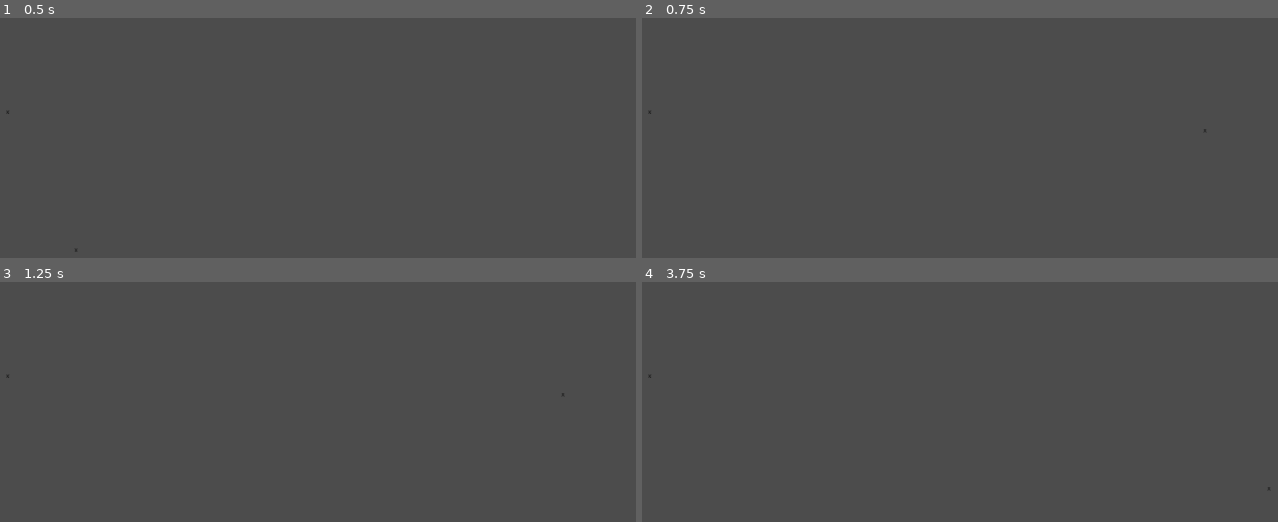
Above: before the commit, frames 1-4 (two rows, left to right).
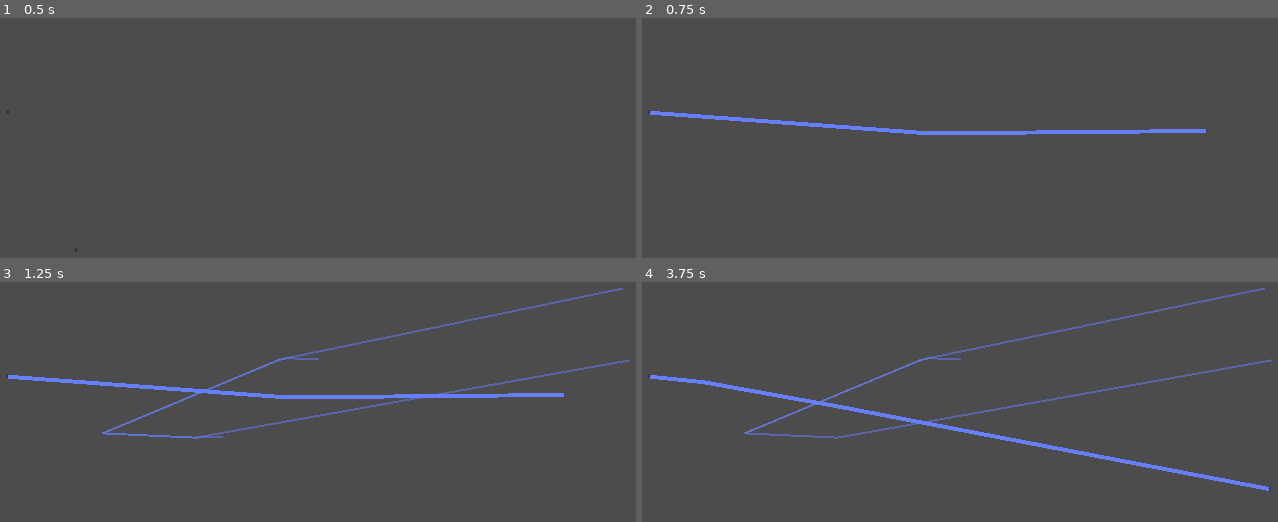
Above: after the commit, the same moments.

Repository: accmltr/top-down-defense
Game: Godot game, scene res://Scenes/Maps/Test Map.tscn
The game is run twice, just before and just after one commit, with the same random seed, the same clock (stepped at 60 frames per second) and the same inputs.
Inputs (mouse positions are in pixels of both pictures, inside the frame that each line leads up to):
- Up to frame 1 (0.5 s): no input
- Up to frame 2 (0.75 s): tap Enter at 0.5 s; move the mouse to (1208, 130) at 0.52 s; press the mouse at (1208, 130) at 0.53 s
- Up to frame 3 (1.25 s): no input
- Up to frame 4 (3.75 s): move the mouse to (870, 442) at 1.27 s; release the mouse at (870, 442) at 1.28 s; click (870, 442) at 1.35 s; tap Space at 2, 3.5 s; move the mouse to (1106, 315) at 2.02 s; press the mouse at (1106, 315) at 2.03 s; tap Enter at 2.75 s; move the mouse to (991, 512) at 2.77 s; release the mouse at (991, 512) at 2.78 s; click (991, 512) at 2.85 s; move the mouse to (1271, 488) at 3.52 s; press the mouse at (1271, 488) at 3.53 s

Frame 1 is identical in both runs. In frame 2, 1.4% of the frame differs, in the area x 1-89%, y 38-49%; in frame 3, 2.8%; in frame 4, 3.0%, in the area x 1-100%, y 2-88%.
Error before the commit: Invalid call to function 'append' in base 'PoolVector3Array'. Expected 1 arguments. (res://Scripts/Map.gd:21)

Commit message:
Pathfinding works in TestMap, map management updated: EnemyMan, PlayerStructsMan

Diff:
--- a/Top-down Defense (Godot Project)/Scenes/Maps/Test Map.tscn
+++ b/Top-down Defense (Godot Project)/Scenes/Maps/Test Map.tscn
@@ -7,21 +7,11 @@
 [ext_resource path="res://Scenes/Player Structures/Turrets/Snipe Turret/SnipeTurret.tscn" type="PackedScene" id=5]
 [ext_resource path="res://Scenes/Player Structures/Turrets/Splash Turret/SplashTurret.tscn" type="PackedScene" id=6]
 [ext_resource path="res://Scenes/MapPathfinder.tscn" type="PackedScene" id=7]
+[ext_resource path="res://Scripts/Map Management Related/PlayerStructsMan.gd" type="Script" id=8]
+[ext_resource path="res://Scripts/Map Management Related/EnemiesMan.gd" type="Script" id=9]
 
 [sub_resource type="CircleShape2D" id=4]
 radius = 100.0
-
-[sub_resource type="GDScript" id=2]
-script/source = "extends Node
-
-var stop = false
-
-func _process(_delta):
-	if MapRefs.map && !stop:
-		for e in get_children():
-			MapRefs.map.add_enemy(e)
-		stop = true
-"
 
 [node name="Test Map" type="Node2D"]
 script = ExtResource( 1 )
@@ -47,6 +37,7 @@
 polygon = PoolVector2Array( -3, -8, 1, -491, 1641, -495, 1406, -285, 807, -84, 643, 35, 421, 71, 313, -33, 154, -54, 65, 18, 35, 170, 84, 391, 294, 549, 590, 594, 919, 361, 1158, 346, 1230, 441, 1305, 628, 1716, 816, 1762, 971, -1, 982 )
 
 [node name="PlayerStructures" type="Node" parent="."]
+script = ExtResource( 8 )
 
 [node name="Base" parent="PlayerStructures" instance=ExtResource( 3 )]
 position = Vector2( 248, 215 )
@@ -67,10 +58,13 @@
 disabled = true
 
 [node name="Enemies" type="Node" parent="."]
-script = SubResource( 2 )
+script = ExtResource( 9 )
 
 [node name="BaseEnemy" parent="Enemies" instance=ExtResource( 4 )]
 position = Vector2( 908, 46 )
+
+[node name="BaseEnemy4" parent="Enemies" instance=ExtResource( 4 )]
+position = Vector2( 663, 244 )
 
 [node name="BaseEnemy2" parent="Enemies" instance=ExtResource( 4 )]
 position = Vector2( 1687, -135 )
--- a/Top-down Defense (Godot Project)/Scenes/pathfindingTestScene.tscn
+++ b/Top-down Defense (Godot Project)/Scenes/pathfindingTestScene.tscn
@@ -55,5 +55,5 @@
 polygon = PoolVector2Array( 220, 63, 129, 42, 42, 125, 118, 267, 210, 445, 440, 553, 683, 493, 794, 224, 643, 139 )
 
 [node name="MapPathfinder" parent="." instance=ExtResource( 1 )]
-inflate_distance = 12.0
+inflate_distance = 20.0
 test_mode = true
--- a/Top-down Defense (Godot Project)/Scripts/Enemy Related/Enemy.gd
+++ b/Top-down Defense (Godot Project)/Scripts/Enemy Related/Enemy.gd
@@ -14,6 +14,8 @@
 	# Testing code:
 	yield(get_tree().create_timer(1), "timeout")
 	l = Line2D.new()
+	l.width *= .5
+	l.modulate.a = .5
 	MapRefs.map.add_child(l)
 	l.points = MapRefs.map.path_to_base(self)
 	# :Testing code
@@ -21,7 +23,7 @@
 func die(killer):
 	print("%s: I got killed by %s" % [name, killer.name])
 	l.free()
-	MapRefs.map.delete_enemy(self)
+	MapRefs.map.enemies_manager.delete_enemy(self)
 
 func get_health() -> Health:
 	return health
--- /dev/null
+++ b/Top-down Defense (Godot Project)/Scripts/Map Management Related/EnemiesMan.gd
@@ -0,0 +1,19 @@
+extends Node
+
+class_name EnemiesMan
+
+var enemies: Array = []
+
+func setup():
+	for c in get_children():
+		enemies.append(c)
+
+func add_enemy(e: Enemy):
+	if e.get_parent():
+		e.get_parent().remove_child(e)
+	add_child(e)
+	enemies.append(e)
+
+func delete_enemy(e: Enemy):
+	enemies.erase(e)
+	e.queue_free()
--- /dev/null
+++ b/Top-down Defense (Godot Project)/Scripts/Map Management Related/PlayerStructsMan.gd
@@ -0,0 +1,25 @@
+extends Node
+
+class_name PlayerStructsMan
+
+var player_structs: Array = []
+
+func setup():
+	for c in get_children():
+		player_structs.append(c)
+
+func add_player_struct(s: PlayerStructure):
+	player_structs.append(s)
+	if s.get_parent():
+		s.get_parent().remove_child(s)
+	add_child(s)
+
+func delete_player_struct(s: PlayerStructure):
+	player_structs.erase(s)
+	s.queue_free()
+
+func circles() -> PoolVector3Array:
+	var res = PoolVector3Array()
+	for s in player_structs:
+		res.append(Vector3(s.global_position.x, s.global_position.y, s.radius))
+	return res
--- a/Top-down Defense (Godot Project)/Scripts/Map.gd
+++ b/Top-down Defense (Godot Project)/Scripts/Map.gd
@@ -3,72 +3,42 @@
 class_name Map
 
 onready var _map_pathfinder = $MapPathfinder
-onready var _player_structures_holder: Node = $PlayerStructures
-onready var _enemies_holder: Node = $Enemies
+onready var player_structs_manager = $PlayerStructures
+onready var enemies_manager = $Enemies
 onready var _base: Base = $PlayerStructures/Base
-
-var player_structs: Array = []
-var enemies: Array = []
 
 func _ready():
 	MapRefs.map = self
+	player_structs_manager.setup()
+	enemies_manager.setup()
 	_map_pathfinder.base_poly = $MapContent/NavPolyDrawn.polygon
-	_map_pathfinder.generate_navpoly(_player_struct_circles())
-
-func _player_struct_circles() -> PoolVector3Array:
-	var res = PoolVector3Array()
-	for c in _player_structures_holder.get_children():
-		res.append()
-	return res
+	_map_pathfinder.generate_navpoly(player_structs_manager.circles())
 
 func path_to_base(e: Enemy) -> PoolVector2Array:
 	return _map_pathfinder.get_simple_path(e.global_position, _base.global_position)
 
-func add_enemy(e: Enemy):
-	if e.get_parent():
-		e.get_parent().remove_child(e)
-	_enemies_holder.add_child(e)
-	enemies.append(e)
-
-func delete_enemy(e: Enemy):
-	enemies.erase(e)
-	e.queue_free()
-
-func add_player_struct(s: PlayerStructure):
-	player_structs.append(s)
-	if s.get_parent():
-		s.get_parent().remove_child(s)
-	_player_structures_holder.add_child(s)
-
-func delete_player_struct(s: PlayerStructure):
-	player_structs.erase(s)
-	s.queue_free()
-
-func has_enemy(e: Enemy) -> bool:
-	return enemies.has(e)
-
 func closest_player_structure_within_range(enemy: Node2D, radius: float) -> Node2D:
-	return _closest_node_within_range(_player_structures_holder, enemy, radius)
+	return _closest_node_within_range(player_structs_manager.player_structs, enemy, radius)
 
 func closest_enemy_within_range(player_structure: Node2D, radius: float) -> Node2D:
-	return _closest_node_within_range(_enemies_holder, player_structure, radius)
+	return _closest_node_within_range(enemies_manager.enemies, player_structure, radius)
 
 func player_structures_within_range(enemy: Node2D, radius: float) -> Array:
 	var res: Array = []
-	for e in _nodes_within_range(_player_structures_holder, enemy, radius):
+	for e in _nodes_within_range(player_structs_manager.player_structs, enemy, radius):
 		res.append(e as PlayerStructure)
 	return res
 
 func enemies_within_range(player_structure: Node2D, radius: float) -> Array:
 	var res: Array = []
-	for e in _nodes_within_range(_enemies_holder, player_structure, radius):
+	for e in _nodes_within_range(enemies_manager.enemies, player_structure, radius):
 		res.append(e as Enemy)
 	return res
 
-func _closest_node_within_range(holder_node: Node, agent: Node2D, radius: float) -> Node2D:
+func _closest_node_within_range(nodes: Array, agent: Node2D, radius: float) -> Node2D:
 	var res: Node2D
 	var cd: float
-	for s in _nodes_within_range(holder_node, agent, radius):
+	for s in _nodes_within_range(nodes, agent, radius):
 		var d = s.global_position.distance_squared_to(agent.global_position)
 		if res == null:
 			res = s
@@ -78,10 +48,10 @@
 			cd = d
 	return res
 
-func _nodes_within_range(holder_node: Node, agent: Node2D, radius: float) -> Array:
+func _nodes_within_range(nodes: Array, agent: Node2D, radius: float) -> Array:
 	var r2 = pow(radius, 2)
 	var res: Array = []
-	for n in holder_node.get_children():
+	for n in nodes:
 		if n != agent:
 			if agent.global_position.distance_squared_to(n.global_position) < r2:
 				res.append(n)
--- a/Top-down Defense (Godot Project)/Scripts/Player Structures/Instance Types/Turrets/Machine Gun Turret/MachineGunTurret.gd
+++ b/Top-down Defense (Godot Project)/Scripts/Player Structures/Instance Types/Turrets/Machine Gun Turret/MachineGunTurret.gd
@@ -4,7 +4,7 @@
 
 # warning-ignore:unused_argument
 func _physics_process(delta):
-	if MapRefs.map.has_enemy(attacker_part.target):
+	if is_enemy_alive(attacker_part.target):
 		look_at(attacker_part.target.global_position)
 	else:
 		# do idle animations
--- a/Top-down Defense (Godot Project)/Scripts/Player Structures/Instance Types/Turrets/SimpleProjectile.gd
+++ b/Top-down Defense (Godot Project)/Scripts/Player Structures/Instance Types/Turrets/SimpleProjectile.gd
@@ -9,7 +9,7 @@
 signal hit(target)
 
 func _physics_process(delta):
-	if MapRefs.map.has_enemy(_target):
+	if is_enemy_alive(_target):
 		global_position = global_position.move_toward(_target.global_position, _speed*delta)
 	elif _launched:
 		destroy()
--- a/Top-down Defense (Godot Project)/Scripts/Player Structures/Instance Types/Turrets/Snipe Turret/SnipeTurret.gd
+++ b/Top-down Defense (Godot Project)/Scripts/Player Structures/Instance Types/Turrets/Snipe Turret/SnipeTurret.gd
@@ -4,7 +4,7 @@
 
 # warning-ignore:unused_argument
 func _physics_process(delta):
-	if MapRefs.map.has_enemy(attacker_part.target):
+	if is_enemy_alive(attacker_part.target):
 		look_at(attacker_part.target.global_position)
 	else:
 		# do idle animations
--- a/Top-down Defense (Godot Project)/Scripts/Player Structures/PlayerStructure.gd
+++ b/Top-down Defense (Godot Project)/Scripts/Player Structures/PlayerStructure.gd
@@ -4,6 +4,7 @@
 
 var max_health: float = 100
 var cur_health: float = max_health
+onready var radius: float = $CollisionShape2D.shape.radius
 
 func destroy():
 	queue_free()
@@ -12,3 +13,6 @@
 	cur_health = clamp(cur_health + change, 0, max_health)
 	if cur_health <= 0:
 		destroy()
+
+func is_enemy_alive(enemy):
+	return MapRefs.map.enemies_manager.enemies.has(enemy)
--- a/Top-down Defense (Godot Project)/Scripts/Projectile.gd
+++ b/Top-down Defense (Godot Project)/Scripts/Projectile.gd
@@ -20,3 +20,6 @@
 
 func get_manager():
 	return _manager
+
+func is_enemy_alive(enemy):
+	return MapRefs.map.enemies_manager.enemies.has(enemy)
--- a/Top-down Defense (Godot Project)/project.godot
+++ b/Top-down Defense (Godot Project)/project.godot
@@ -23,6 +23,11 @@
 "class": "Base",
 "language": "GDScript",
 "path": "res://Scripts/Player Structures/Instance Types/Base.gd"
+}, {
+"base": "Node",
+"class": "EnemiesMan",
+"language": "GDScript",
+"path": "res://Scripts/Map Management Related/EnemiesMan.gd"
 }, {
 "base": "Node2D",
 "class": "Enemy",
@@ -58,6 +63,11 @@
 "class": "PerimeterSplashAttackExecution",
 "language": "GDScript",
 "path": "res://Scripts/Attack Execution Scripts/PerimeterSplashAttackExecution.gd"
+}, {
+"base": "Node",
+"class": "PlayerStructsMan",
+"language": "GDScript",
+"path": "res://Scripts/Map Management Related/PlayerStructsMan.gd"
 }, {
 "base": "Node2D",
 "class": "PlayerStructure",
@@ -108,6 +118,7 @@
 "AttackExecution": "",
 "Attacker": "",
 "Base": "",
+"EnemiesMan": "",
 "Enemy": "",
 "Health": "",
 "MachineGunTurret": "",
@@ -115,6 +126,7 @@
 "MapPathfinder": "",
 "MeleeEnemy": "",
 "PerimeterSplashAttackExecution": "",
+"PlayerStructsMan": "",
 "PlayerStructure": "",
 "Projectile": "",
 "ProjectileAttackExecution": "",
Not shown: 1 places in Top-down Defense (Godot Project)/Scenes/Maps/Test Map.tscn that only renumber resources
